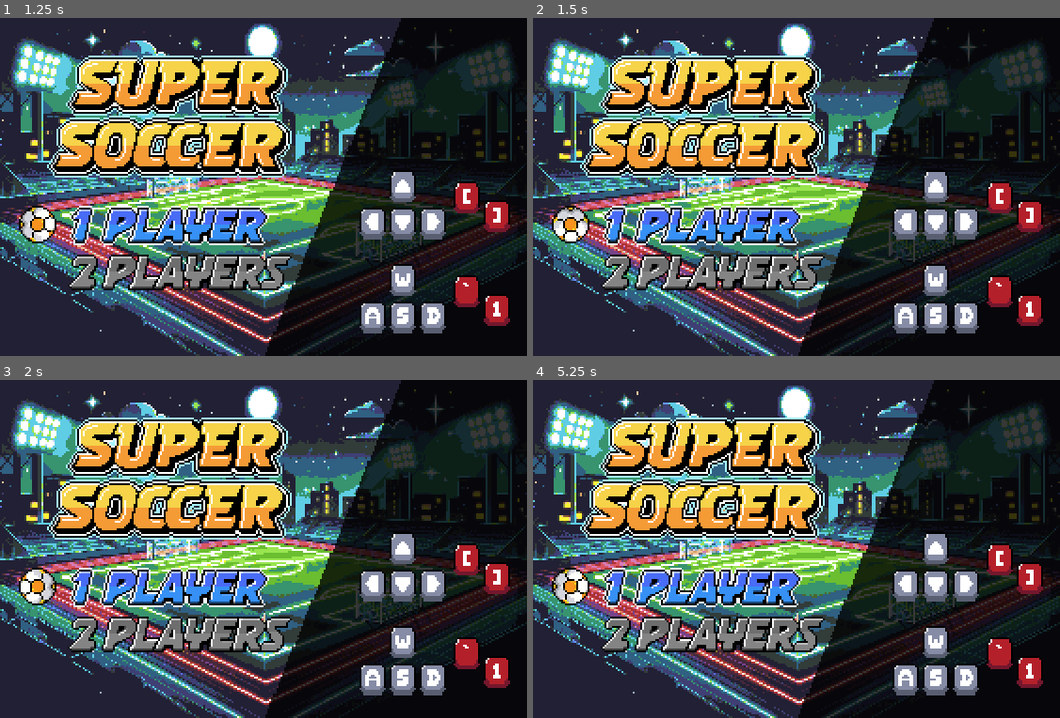
Above: before the commit, frames 1-4 (two rows, left to right).
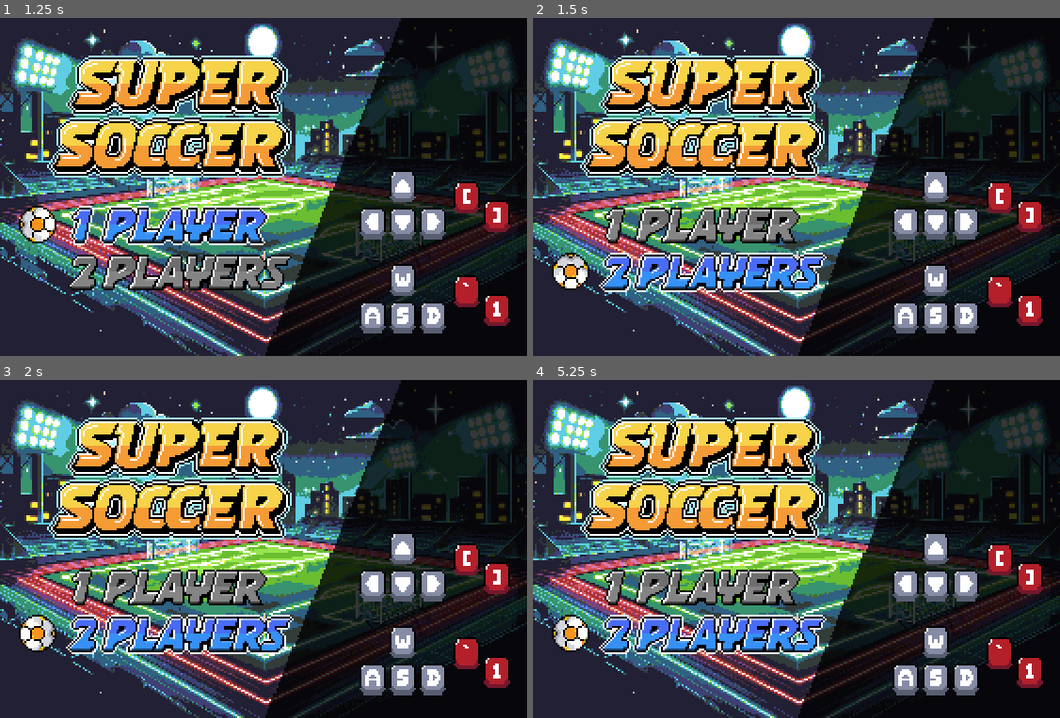
Above: after the commit, the same moments.

Repository: mFragaBA/soccer-game-tuto
Game: Godot game, scene res://scenes/Screens/main_menu/main_menu_screen.tscn
The game is run twice, just before and just after one commit, with the same random seed, the same clock (stepped at 60 frames per second) and the same inputs. This scene is started directly instead of the project's main scene.
Inputs:
- Up to frame 1 (1.25 s): hold Right (p1_right) from 0.53 s (still down); tap [ (p1_pass) at 0.6 s
- Up to frame 2 (1.5 s): release Right (p1_right) at 1.28 s; hold Down (p1_down) from 1.28 s (still down); tap ] (p1_shoot) at 1.35 s
- Up to frame 3 (2 s): keep holding Down (p1_down)
- Up to frame 4 (5.25 s): tap Enter at 2 s; release Down (p1_down) at 2.03 s; hold Right (p1_right) 2.03-2.78 s; tap S (p2_down) at 2.1 s; hold Up (p1_up) 2.78-3.53 s; tap A (p2_left) at 2.85 s; hold Left (p1_left) 3.53-5.03 s; tap ` (p2_pass) at 3.6 s; tap D (p2_right) at 4.35 s; tap Space at 5 s; hold Down (p1_down) from 5.03 s (still down); tap 1 (p2_shoot) at 5.1 s

Frame 1 is identical in both runs. In frame 2, 6.4% of the frame differs, in the area x 3-56%, y 55-82%; in frame 3, 6.4%; in frame 4, 6.4%.

Commit message:
add main menu logic

Diff:
--- a/assets/assets/json/squads.json
+++ b/assets/assets/json/squads.json
@@ -310,45 +310,6 @@
 		"speed": 77,
 		"power": 167,
 	}]
-}, {
-	"country": "CANADA",
-	"players": [{
-		"name": "D.S. CLAIR",
-		"skin": 1,
-		"role": 0,
-		"speed": 75,
-		"power": 100,
-	}, {
-		"name": "A. JOHNSTON",
-		"skin": 0,
-		"role": 1,
-		"speed": 70,
-		"power": 140,
-	}, {
-		"name": "A. DAVIES",
-		"skin": 2,
-		"role": 1,
-		"speed": 65,
-		"power": 155,
-	}, {
-		"name": "A. AHMED",
-		"skin": 2,
-		"role": 2,
-		"speed": 65,
-		"power": 140,
-	}, {
-		"name": "T. BUCHANAN",
-		"skin": 1,
-		"role": 3,
-		"speed": 65,
-		"power": 125,
-	}, {
-		"name": "J. DAVID",
-		"skin": 2,
-		"role": 3,
-		"speed": 75,
-		"power": 150,
-	}],
 }, {
 	"country": "BOCA",
 	"players": [{
--- a/scenes/Characters/player.gd
+++ b/scenes/Characters/player.gd
@@ -9,8 +9,6 @@
 	ControlScheme.P2: preload("res://assets/assets/art/props/2p.png"),
 	ControlScheme.CPU: preload("res://assets/assets/art/props/cpu.png"),
 }
-
-const COUNTRIES := ["DEFAULT", "FRANCE", "ARGENTINA", "BRAZIL", "ENGLAND", "GERMANY", "ITALY", "SPAIN", "USA", "BOCA", "INDEPENDIENTE", "RIVER", "RACING", "SAN LORENZO"]
 
 const GRAVITY := 8.0
 const WALK_ANIM_THRESHOLD := 0.6
@@ -94,8 +92,9 @@
 
 func set_shader_properties() -> void:
 	player_sprite.material.set_shader_parameter("skin_index", skin_color)
-	var country_color := COUNTRIES.find(country)
-	country_color = clampi(country_color, 0, COUNTRIES.size() - 1)
+	var countries := DataLoader.get_countries()
+	var country_color := countries.find(country)
+	country_color = clampi(country_color, 0, countries.size() - 1)
 	player_sprite.material.set_shader_parameter("team_index", country_color)
 
 func switch_state(state: State, player_state_data: PlayerStateData = PlayerStateData.new()) -> void:
--- /dev/null
+++ b/scenes/Screens/main_menu/main_menu_screen.gd
@@ -0,0 +1,53 @@
+class_name MainMenuScreen
+extends Control
+
+const MENU_TEXTURES := [
+	[
+		preload("res://assets/assets/art/ui/mainmenu/1-player.png"),
+		preload("res://assets/assets/art/ui/mainmenu/1-player-selected.png")
+	],
+	[
+		preload("res://assets/assets/art/ui/mainmenu/2-players.png"),
+		preload("res://assets/assets/art/ui/mainmenu/2-players-selected.png")
+	]
+]
+
+@onready var selectable_menu_nodes : Array[TextureRect] = [
+	%SinglePlayerTexture,
+	%TwoPlayersTexture
+]
+@onready var selection_icon : TextureRect = %SelectionIcon
+
+var current_selected_index := 0
+var is_active := false
+
+func _ready() -> void:
+	refresh_ui()
+
+func _process(_delta: float) -> void:
+	if is_active:
+		if KeyUtils.is_action_just_pressed(Player.ControlScheme.P1, KeyUtils.Action.DOWN):
+			current_selected_index = (current_selected_index + 1) % selectable_menu_nodes.size()
+			SoundPlayer.play(SoundPlayer.Sound.UI_NAV)
+		elif KeyUtils.is_action_just_pressed(Player.ControlScheme.P1, KeyUtils.Action.UP):
+			current_selected_index = (current_selected_index + selectable_menu_nodes.size() - 1) % selectable_menu_nodes.size()
+			SoundPlayer.play(SoundPlayer.Sound.UI_NAV)
+		elif KeyUtils.is_action_just_pressed(Player.ControlScheme.P1, KeyUtils.Action.SHOOT):
+			submit_selection()
+			SoundPlayer.play(SoundPlayer.Sound.UI_SELECT)
+
+	refresh_ui()
+
+func refresh_ui() -> void:
+	for i in range(0, selectable_menu_nodes.size()):
+		selectable_menu_nodes[i].texture = MENU_TEXTURES[i][1] if i == current_selected_index else MENU_TEXTURES[i][0]
+
+	selection_icon.position = Vector2(selection_icon.position.x, selectable_menu_nodes[current_selected_index].position.y)
+
+func submit_selection() -> void:
+	var default_country := DataLoader.get_countries()[1]
+	var player_two := "" if current_selected_index == 0 else default_country
+	GameManager.player_setup = [default_country, player_two]
+
+func on_start_animation_finished() -> void:
+	is_active = true
--- a/scenes/Screens/main_menu/main_menu_screen.tscn
+++ b/scenes/Screens/main_menu/main_menu_screen.tscn
@@ -1,5 +1,6 @@
-[gd_scene load_steps=15 format=3 uid="uid://bxjdhh2cf1jes"]
-
+[gd_scene load_steps=16 format=3 uid="uid://bxjdhh2cf1jes"]
+
+[ext_resource type="Script" path="res://scenes/Screens/main_menu/main_menu_screen.gd" id="1_6052e"]
 [ext_resource type="Texture2D" uid="uid://bkjrk0a2bdk5j" path="res://assets/assets/art/ui/mainmenu/menu-background.png" id="1_vpc7r"]
 [ext_resource type="Texture2D" uid="uid://dmtowe45niswk" path="res://assets/assets/art/ui/mainmenu/title.png" id="2_1kvax"]
 [ext_resource type="Texture2D" uid="uid://u4qkllv70de8" path="res://assets/assets/art/ui/mainmenu/menu-mask.png" id="3_3hhrx"]
@@ -8,6 +9,93 @@
 [ext_resource type="Texture2D" uid="uid://e3bl41n7en73" path="res://assets/assets/art/ui/mainmenu/1-player-selected.png" id="6_twqbo"]
 [ext_resource type="Texture2D" uid="uid://dk7ynbd1rmptk" path="res://assets/assets/art/ui/mainmenu/2-players.png" id="7_sxcpl"]
 [ext_resource type="Texture2D" uid="uid://b45qeinyfpv1y" path="res://assets/assets/art/ui/mainmenu/ball-selection.png" id="8_jbtsm"]
+
+[sub_resource type="Animation" id="Animation_cgeyw"]
+length = 0.001
+tracks/0/type = "value"
+tracks/0/imported = false
+tracks/0/enabled = true
+tracks/0/path = NodePath("Background/TitleTexture:position")
+tracks/0/interp = 1
+tracks/0/loop_wrap = true
+tracks/0/keys = {
+"times": PackedFloat32Array(0),
+"transitions": PackedFloat32Array(1),
+"update": 0,
+"values": [Vector2(25, 20)]
+}
+tracks/1/type = "value"
+tracks/1/imported = false
+tracks/1/enabled = true
+tracks/1/path = NodePath("Background/SinglePlayerTexture:position")
+tracks/1/interp = 1
+tracks/1/loop_wrap = true
+tracks/1/keys = {
+"times": PackedFloat32Array(0),
+"transitions": PackedFloat32Array(1),
+"update": 0,
+"values": [Vector2(35, 100)]
+}
+tracks/2/type = "value"
+tracks/2/imported = false
+tracks/2/enabled = true
+tracks/2/path = NodePath("Background/TwoPlayersTexture:position")
+tracks/2/interp = 1
+tracks/2/loop_wrap = true
+tracks/2/keys = {
+"times": PackedFloat32Array(0),
+"transitions": PackedFloat32Array(1),
+"update": 0,
+"values": [Vector2(35, 125)]
+}
+tracks/3/type = "value"
+tracks/3/imported = false
+tracks/3/enabled = true
+tracks/3/path = NodePath("Background/Mask:position")
+tracks/3/interp = 1
+tracks/3/loop_wrap = true
+tracks/3/keys = {
+"times": PackedFloat32Array(0),
+"transitions": PackedFloat32Array(1),
+"update": 0,
+"values": [Vector2(141, 0)]
+}
+tracks/4/type = "value"
+tracks/4/imported = false
+tracks/4/enabled = true
+tracks/4/path = NodePath("Background/PlayerOneControls:modulate")
+tracks/4/interp = 1
+tracks/4/loop_wrap = true
+tracks/4/keys = {
+"times": PackedFloat32Array(0),
+"transitions": PackedFloat32Array(1),
+"update": 0,
+"values": [Color(1, 1, 1, 1)]
+}
+tracks/5/type = "value"
+tracks/5/imported = false
+tracks/5/enabled = true
+tracks/5/path = NodePath("Background/PlayerTwoControls:modulate")
+tracks/5/interp = 1
+tracks/5/loop_wrap = true
+tracks/5/keys = {
+"times": PackedFloat32Array(0),
+"transitions": PackedFloat32Array(1),
+"update": 0,
+"values": [Color(1, 1, 1, 1)]
+}
+tracks/6/type = "value"
+tracks/6/imported = false
+tracks/6/enabled = true
+tracks/6/path = NodePath("Background/SelectionIcon:modulate")
+tracks/6/interp = 1
+tracks/6/loop_wrap = true
+tracks/6/keys = {
+"times": PackedFloat32Array(0),
+"transitions": PackedFloat32Array(1),
+"update": 0,
+"values": [Color(1, 1, 1, 1)]
+}
 
 [sub_resource type="Animation" id="Animation_oyts6"]
 resource_name = "start"
@@ -97,98 +185,40 @@
 "update": 0,
 "values": [Color(1, 1, 1, 0), Color(1, 1, 1, 1)]
 }
-
-[sub_resource type="Animation" id="Animation_cgeyw"]
+tracks/7/type = "method"
+tracks/7/imported = false
+tracks/7/enabled = true
+tracks/7/path = NodePath(".")
+tracks/7/interp = 1
+tracks/7/loop_wrap = true
+tracks/7/keys = {
+"times": PackedFloat32Array(1.2),
+"transitions": PackedFloat32Array(1),
+"values": [{
+"args": [],
+"method": &"on_start_animation_finished"
+}]
+}
+
+[sub_resource type="AnimationLibrary" id="AnimationLibrary_0i75m"]
+_data = {
+"RESET": SubResource("Animation_cgeyw"),
+"start": SubResource("Animation_oyts6")
+}
+
+[sub_resource type="Animation" id="Animation_4h78n"]
 length = 0.001
 tracks/0/type = "value"
 tracks/0/imported = false
 tracks/0/enabled = true
-tracks/0/path = NodePath("Background/TitleTexture:position")
+tracks/0/path = NodePath("Background/SelectionIcon:rotation")
 tracks/0/interp = 1
 tracks/0/loop_wrap = true
 tracks/0/keys = {
 "times": PackedFloat32Array(0),
 "transitions": PackedFloat32Array(1),
 "update": 0,
-"values": [Vector2(25, 20)]
-}
-tracks/1/type = "value"
-tracks/1/imported = false
-tracks/1/enabled = true
-tracks/1/path = NodePath("Background/SinglePlayerTexture:position")
-tracks/1/interp = 1
-tracks/1/loop_wrap = true
-tracks/1/keys = {
-"times": PackedFloat32Array(0),
-"transitions": PackedFloat32Array(1),
-"update": 0,
-"values": [Vector2(35, 100)]
-}
-tracks/2/type = "value"
-tracks/2/imported = false
-tracks/2/enabled = true
-tracks/2/path = NodePath("Background/TwoPlayersTexture:position")
-tracks/2/interp = 1
-tracks/2/loop_wrap = true
-tracks/2/keys = {
-"times": PackedFloat32Array(0),
-"transitions": PackedFloat32Array(1),
-"update": 0,
-"values": [Vector2(35, 125)]
-}
-tracks/3/type = "value"
-tracks/3/imported = false
-tracks/3/enabled = true
-tracks/3/path = NodePath("Background/Mask:position")
-tracks/3/interp = 1
-tracks/3/loop_wrap = true
-tracks/3/keys = {
-"times": PackedFloat32Array(0),
-"transitions": PackedFloat32Array(1),
-"update": 0,
-"values": [Vector2(141, 0)]
-}
-tracks/4/type = "value"
-tracks/4/imported = false
-tracks/4/enabled = true
-tracks/4/path = NodePath("Background/PlayerOneControls:modulate")
-tracks/4/interp = 1
-tracks/4/loop_wrap = true
-tracks/4/keys = {
-"times": PackedFloat32Array(0),
-"transitions": PackedFloat32Array(1),
-"update": 0,
-"values": [Color(1, 1, 1, 1)]
-}
-tracks/5/type = "value"
-tracks/5/imported = false
-tracks/5/enabled = true
-tracks/5/path = NodePath("Background/PlayerTwoControls:modulate")
-tracks/5/interp = 1
-tracks/5/loop_wrap = true
-tracks/5/keys = {
-"times": PackedFloat32Array(0),
-"transitions": PackedFloat32Array(1),
-"update": 0,
-"values": [Color(1, 1, 1, 1)]
-}
-tracks/6/type = "value"
-tracks/6/imported = false
-tracks/6/enabled = true
-tracks/6/path = NodePath("Background/SelectionIcon:modulate")
-tracks/6/interp = 1
-tracks/6/loop_wrap = true
-tracks/6/keys = {
-"times": PackedFloat32Array(0),
-"transitions": PackedFloat32Array(1),
-"update": 0,
-"values": [Color(1, 1, 1, 1)]
-}
-
-[sub_resource type="AnimationLibrary" id="AnimationLibrary_0i75m"]
-_data = {
-"RESET": SubResource("Animation_cgeyw"),
-"start": SubResource("Animation_oyts6")
+"values": [0.0]
 }
 
 [sub_resource type="Animation" id="Animation_c6hhf"]
@@ -209,21 +239,6 @@
 "values": [0.0, 1.5708, 3.14159, 4.71239]
 }
 
-[sub_resource type="Animation" id="Animation_4h78n"]
-length = 0.001
-tracks/0/type = "value"
-tracks/0/imported = false
-tracks/0/enabled = true
-tracks/0/path = NodePath("Background/SelectionIcon:rotation")
-tracks/0/interp = 1
-tracks/0/loop_wrap = true
-tracks/0/keys = {
-"times": PackedFloat32Array(0),
-"transitions": PackedFloat32Array(1),
-"update": 0,
-"values": [0.0]
-}
-
 [sub_resource type="AnimationLibrary" id="AnimationLibrary_nnqy0"]
 _data = {
 "RESET": SubResource("Animation_4h78n"),
@@ -237,6 +252,7 @@
 anchor_bottom = 1.0
 grow_horizontal = 2
 grow_vertical = 2
+script = ExtResource("1_6052e")
 
 [node name="Background" type="TextureRect" parent="."]
 layout_mode = 0
@@ -294,6 +310,7 @@
 texture = ExtResource("5_jxl0d")
 
 [node name="SinglePlayerTexture" type="TextureRect" parent="Background"]
+unique_name_in_owner = true
 layout_mode = 1
 offset_left = 35.0
 offset_top = 100.0
@@ -303,6 +320,7 @@
 stretch_mode = 2
 
 [node name="TwoPlayersTexture" type="TextureRect" parent="Background"]
+unique_name_in_owner = true
 layout_mode = 1
 offset_left = 35.0
 offset_top = 125.0
@@ -312,6 +330,7 @@
 stretch_mode = 2
 
 [node name="SelectionIcon" type="TextureRect" parent="Background"]
+unique_name_in_owner = true
 layout_mode = 0
 offset_left = 10.0
 offset_top = 100.0
--- a/utils/data_loader.gd
+++ b/utils/data_loader.gd
@@ -1,5 +1,6 @@
 extends Node
 
+var countries : Array[String] = ["DEFAULT"]
 # Dictionary mapping string to PlayerResource array
 var squads : Dictionary
 
@@ -18,6 +19,7 @@
 		var players := team["players"] as Array
 
 		squads.get_or_add(country_name, [])
+		countries.append(country_name)
 
 		for player in players:
 			var player_name := player["name"] as String
@@ -36,3 +38,6 @@
 
 func get_squad(country: String) -> Array:
 	return squads.get(country, [])
+
+func get_countries() -> Array[String]:
+	return countries
